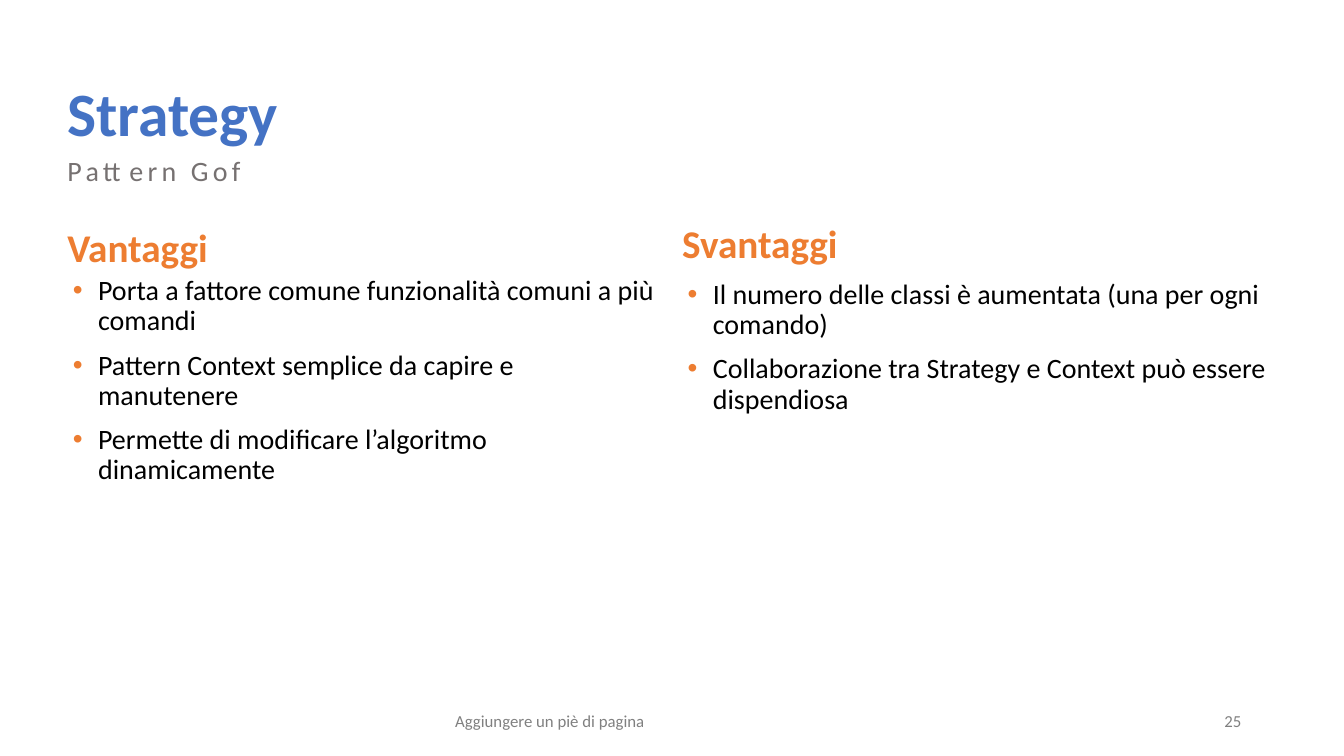
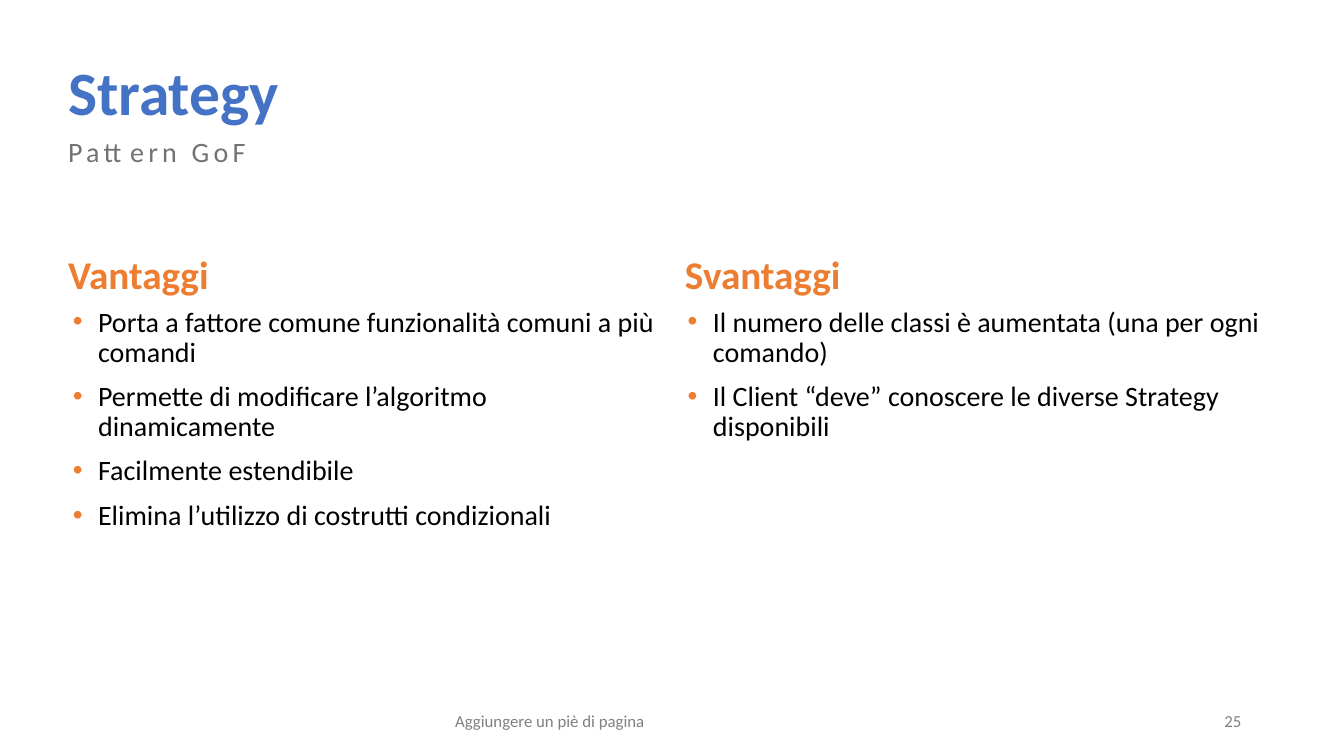
Before and after one commit to salvalai-matteo/EventBookDocumentation, a slide deck: slide 25 of Progetto Ingegneria SW.pptx. Drawn at 1344x756 pixels with LibreOffice and Linux fonts; fonts in the diff are those of the drawing. Boxes give left, top, right and bottom in pixels: in the first picture for what was removed or moved away, otherwise in the second. Text is boxed around its words. In the diff, an @@ line names an element or a change of style, - is before the commit and + after.

```diff
--- a/Progetto Ingegneria SW.pptx
+++ b/Progetto Ingegneria SW.pptx
@@ title "Strategy": place and size @@
-title "Strategy" at [67, 95, 278, 147]
+title "Strategy" at [68, 74, 279, 126]
@@ text at [58, 134, 871, 202]: text changed @@
-Pattern Gof
+Pattern GoF
@@ text "Vantaggi": place and size @@
-text "Vantaggi" at [67, 234, 207, 269]
+text "Vantaggi" at [68, 261, 208, 296]
@@ text "Svantaggi": place and size @@
-text "Svantaggi" at [682, 230, 838, 265]
+text "Svantaggi" at [685, 261, 841, 296]
@@ text "Porta a fattore comune funzionalità ...": place and size @@
-text "Porta a fattore comune funzionalità ..." at [98, 280, 654, 480]
+text "Porta a fattore comune funzionalità ..." at [98, 312, 654, 526]
@@ text at [713, 312, 1259, 441]: text changed @@
-• Il numero delle classi è aumentata (una per ogni comando)St
-• Collaborazione tra Strategy e Context può essere dispendiosa
-rategy disponibili
+• Il numero delle classi è aumentata (una per ogni comando)
+• Il Client “deve” conoscere le diverse Strategy disponibili
@@ text at [98, 355, 514, 406]: paragraph removed @@
-• Pattern Context semplice da capire e manutenere
@@ text at [98, 460, 551, 526]: paragraphs added @@
+• Facilmente estendibile
+• Elimina l’utilizzo di costrutti condizionali
```
Also in this commit, not shown: 26 other slides changed, 1 slide added, 4 slides removed.
